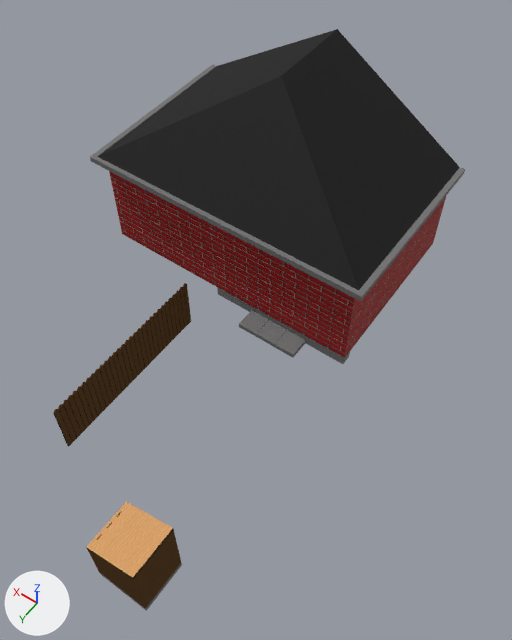
A saved change to the Blender file Assets/World/Level3/Raw/Level3.blend.
Both versions are drawn from a camera (50 mm lens) standing at (-220.0, 261.0, 413.0) and looking at (-54.0, 28.0, 47.0). The lights are fixed; the arrows at lower left show +X, +Y and +Z.

The older version as bpy lines, for what is in view:
```python
ob_fence = bpy.data.objects.new('Fence', me_plane_001)
ob_fence.location = (8.0, -8.0, -4.0)
ob_fence_001 = bpy.data.objects.new('Fence.001', me_plane_001)
ob_fence_001.location = (8.0, 24.0, -4.0)
ob_fence_005 = bpy.data.objects.new('Fence.005', me_plane_006)
ob_fence_005.location = (-104.0, -8.0, -4.0)
ob_level3_concreteblock = bpy.data.objects.new('Level3_ConcreteBlock', me_plane_003)
ob_level3_concreteblock.location = (-16.0, 0.0, 0.0)
ob_level3_concreteblock.rotation_euler = (0.0, 0.0, 1.571)  # degrees (0, 0, 90)
ob_level3_part1 = bpy.data.objects.new('Level3_Part1', me_plane_008)
ob_level3_part1.location = (0.0, 0.0, 0.0)
ob_plane_002 = bpy.data.objects.new('Plane.002', me_plane_004)
ob_plane_002.location = (-78.0, 182.0, -4.0)
ob_water = bpy.data.objects.new('Water', me_plane_009)
ob_water.location = (0.0, -12.0, -5.0)
ob_water2 = bpy.data.objects.new('Water2', me_plane_010)
ob_water2.location = (0.0, -12.0, -5.0)
# also in view: 'Fence.002' at (8.0, 72.0, 18.0); 'Cube' at (0.0, -76.0, 38.0); 'Fence.003' at (8.0, 104.0, 18.0); 'Plane.001' at (-82.0, 184.0, 20.0); 'Fence.004' at (8.0, 136.0, 18.0)
```
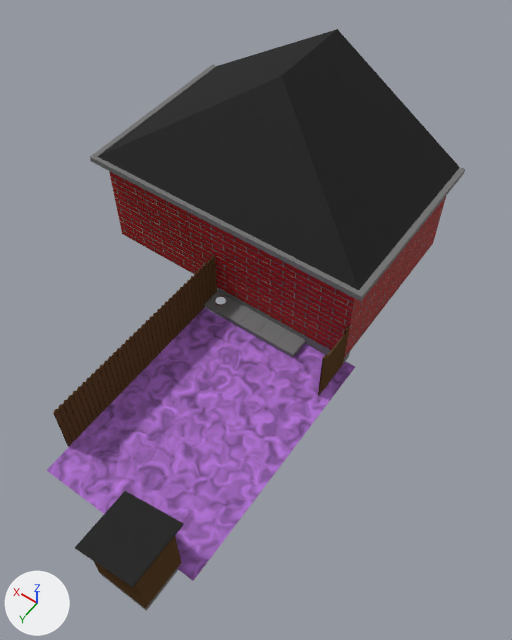
The change in detail:
Object 'Level3_Part1' (ob_level3_part1) is now shown.
Object 'Level3_ConcreteBlock' (ob_level3_concreteblock) is now shown.
Object 'Fence' (ob_fence) is now shown.
Object 'Fence.005' (ob_fence_005) is now shown.
Object 'Water' (ob_water) is now shown.
Object 'Water2' (ob_water2) is now shown.
Object 'Plane.002' (ob_plane_002) is now shown.

Changed parts and their boxes [x1, y1, x2, y2] in the pictures (512 x 640 px):
'Water', shown
    after: [47, 308, 341, 581]
'Plane.002', shown
    after: [75, 491, 184, 587]
'Fence', shown
    after: [186, 256, 217, 321]
'Water2', shown
    after: [222, 317, 355, 386]
'Fence.005', shown
    after: [318, 326, 349, 396]
'Level3_ConcreteBlock', shown
    after: [222, 300, 251, 327]
'Level3_Part1', shown
    after: [205, 291, 234, 317]
'Plane.001', unchanged, covered by the edit
    before: [86, 502, 182, 611]
    after: [94, 536, 181, 611]
